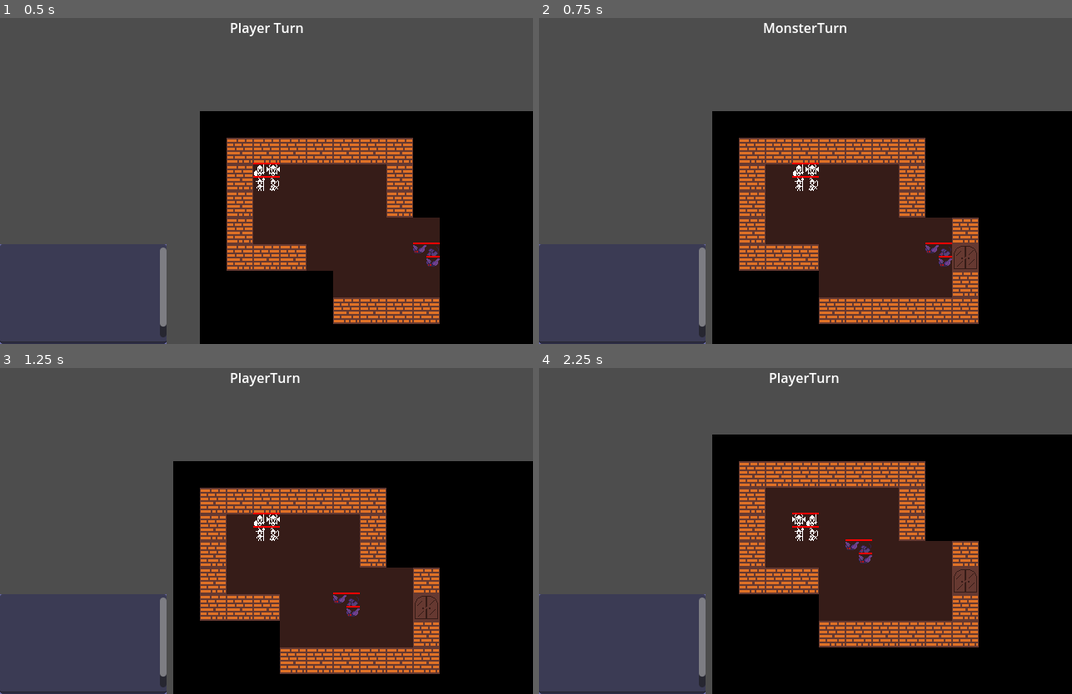
Above: before the commit, frames 1-4 (two rows, left to right).
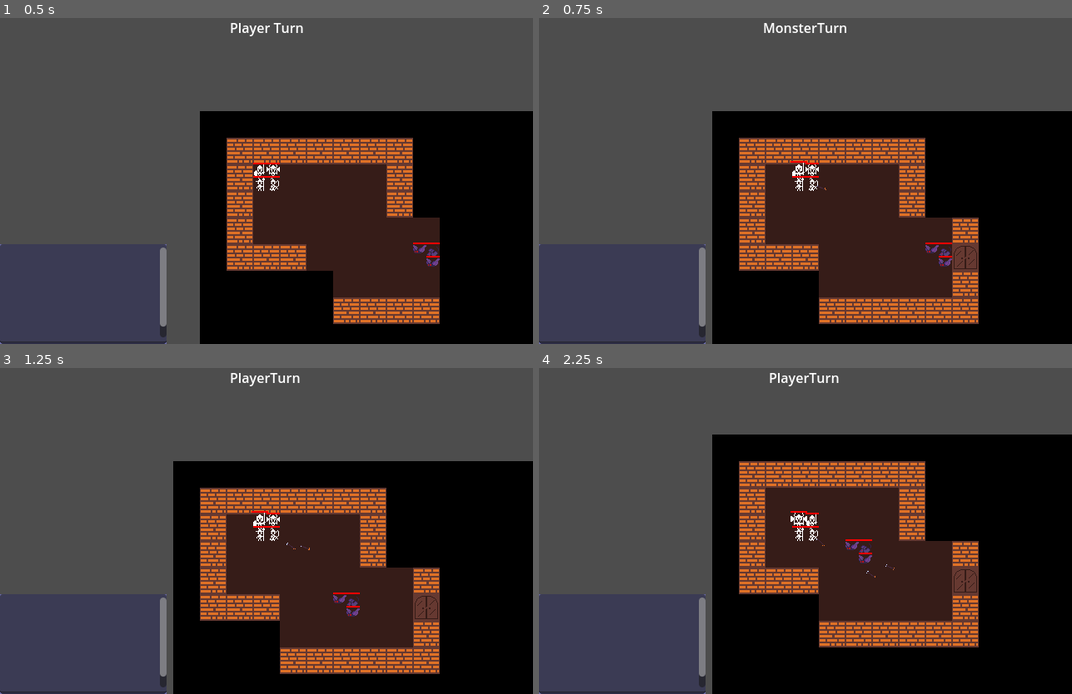
Above: after the commit, the same moments.

Repository: nickykendy/MyRoguelikeGame
Game: Godot game, scene res://levels/world.tscn
Same seed, same stepped clock (60 frames per second), same inputs: the game is played once before the commit and once after it.
Inputs (mouse positions are in pixels of both pictures, inside the frame that each line leads up to):
- Up to frame 1 (0.5 s): no input
- Up to frame 2 (0.75 s): tap Enter at 0.5 s; move the mouse to (800, 171) at 0.52 s; press the mouse at (800, 171) at 0.53 s; hold D (right) from 0.53 s (still down)
- Up to frame 3 (1.25 s): keep holding D (right); tap Space (wait) at 0.8 s
- Up to frame 4 (2.25 s): move the mouse to (810, 521) at 1.27 s; release D (right) at 1.28 s; release the mouse at (810, 521) at 1.28 s; hold S (down) 1.28-2.03 s; tap Space (wait) at 1.35, 2 s; click (810, 521) at 1.55 s; move the mouse to (800, 521) at 2.02 s; press the mouse at (800, 521) at 2.03 s; hold D (right) from 2.03 s (still down)

Frame 1 is identical in both runs. In frame 2, less than 0.1% of the frame differs, in the area x 47-54%, y 43-53%; in frame 3, less than 0.1%; in frame 4, less than 0.1%, in the area x 47-67%, y 43-65%.

Commit message:
add 远程攻击

Diff:
--- a/helpers/Game.gd
+++ b/helpers/Game.gd
@@ -27,5 +27,5 @@
 }
 
 func _ready():
-	DisplayServer.window_set_size(Vector2(1280, 800), 0)
+	DisplayServer.window_set_size(Vector2(2560, 1600), 0)
 	randomize()
--- a/scenes/Characters/Heroes/hero_ranger.tscn
+++ b/scenes/Characters/Heroes/hero_ranger.tscn
@@ -1,10 +1,13 @@
-[gd_scene load_steps=3 format=3 uid="uid://47sd476paexq"]
+[gd_scene load_steps=4 format=3 uid="uid://47sd476paexq"]
 
 [ext_resource type="PackedScene" uid="uid://c3rrxdh7ryw5v" path="res://scenes/Characters/Unit.tscn" id="1_blg4s"]
 [ext_resource type="Texture2D" uid="uid://cxhswonl8mkm7" path="res://assets/sprites/hero03.png" id="2_8ph0k"]
+[ext_resource type="PackedScene" uid="uid://cnvlvgkdyirxo" path="res://scenes/Skills/range.tscn" id="3_k130t"]
 
 [node name="hero_ranger" instance=ExtResource("1_blg4s")]
 texture = ExtResource("2_8ph0k")
 is_melee = false
 max_health = 20.0
 attack = 2.0
+
+[node name="range" parent="." index="2" instance=ExtResource("3_k130t")]
--- /dev/null
+++ b/scenes/Misc/arrow.tscn
@@ -0,0 +1,8 @@
+[gd_scene load_steps=3 format=3 uid="uid://itthynui8xjs"]
+
+[ext_resource type="Texture2D" uid="uid://2wt3h4jcblrx" path="res://assets/misc/arrow.png" id="1_0hj3c"]
+[ext_resource type="Script" path="res://scripts/arrow.gd" id="2_77qah"]
+
+[node name="arrow" type="Sprite2D"]
+texture = ExtResource("1_0hj3c")
+script = ExtResource("2_77qah")
--- /dev/null
+++ b/scenes/Skills/range.tscn
@@ -0,0 +1,6 @@
+[gd_scene load_steps=2 format=3 uid="uid://cnvlvgkdyirxo"]
+
+[ext_resource type="Script" path="res://scripts/skill/range.gd" id="1_fnmqu"]
+
+[node name="range" type="Node"]
+script = ExtResource("1_fnmqu")
--- a/scripts/GameWorld.gd
+++ b/scripts/GameWorld.gd
@@ -36,7 +36,6 @@
 		heroes[0].acted.connect(_on_Hero_acted)
 		heroes[0].try_act.connect(_on_Hero_try_act)
 		heroes[0].dmg_taken.connect(_on_Team_dmg_taken)
-		heroes[0].open_door.connect(_on_Hero_open_door)
 
 	if !monsters.is_empty():
 		for _m in monsters:
@@ -61,23 +60,18 @@
 		_switch_turn(true)
 
 
-func _on_Hero_try_act(coord:Vector2i) -> void:
+func _on_Hero_try_act(_coord:Vector2i, _is_open_door:bool) -> void:
 	if map.is_empty(): return
 	if !fov_map: return
+
+	if _is_open_door:
+		astar.set_point_solid(_coord, false)
+		map[_coord].is_walkable = true
+		fov_map.set_transparent(_coord, true)
 
 	_compute_field_of_view()
 	_update_monsters_visibility()
 
-
-func _on_Hero_open_door(coord:Vector2i) -> void:
-	if map.is_empty(): return
-	if !fov_map: return
-
-	astar.set_point_solid(coord, false)
-	map[coord].is_walkable = true
-	fov_map.set_transparent(coord, true)
-	_compute_field_of_view()
-	_update_monsters_visibility()
 
 func _on_Monster_acted() -> void:
 	if heroes.is_empty(): return
@@ -94,7 +88,7 @@
 		_switch_turn(true)
 
 
-func _on_Monster_try_act(coord:Vector2i) -> void:
+func _on_Monster_try_act(_coord:Vector2i) -> void:
 	pass
 
 
@@ -114,6 +108,7 @@
 	else:
 		heroes[0].is_hero_turn = false
 		TurnLabel.text = "MonsterTurn"
+
 
 func _on_Team_dmg_taken(attacker:Unit, victim:Unit, dmg:float) -> void:
 	if battle_log:
--- a/scripts/Heroes.gd
+++ b/scripts/Heroes.gd
@@ -5,8 +5,6 @@
 var is_hero_turn := true
 var fov_range := 6
 var picked :Unit = null
-
-signal open_door
 
 
 func _ready():
@@ -55,15 +53,16 @@
 	var _y := current_tile.y + dy
 
 	var dest := Vector2i(_x, _y)
+	var tile := tile_map.get_cell_atlas_coords(0, dest)
+	var is_open_door := false
 
-	var tile := tile_map.get_cell_atlas_coords(0, dest)
-
-	# 尝试移动到地板
+	# 尝试移动时，遇敌发起攻击
 	if tile == Game.TILE_FLOOR:
 		var blocked = false
 		if !world.monsters.is_empty():
 			for mon in world.monsters:
-				if mon.current_tile == dest:
+				var mon_pos = mon.current_tile
+				if mon_pos == dest:
 					var attackers :Array = []
 					var from_pos = dest - current_tile
 					var attack_slots := get_adjacent_slot_from_attack_dir(from_pos)
@@ -88,14 +87,20 @@
 					blocked = true
 					break
 
+				elif world.map[mon_pos].is_in_view:
+					for i in members.size():
+						if members[i].has_node("range"):
+							var range_node = members[i].get_node("range")
+							range_node.cast_skill(mon)
+
 		if !blocked:
 			current_tile = dest
 	# 尝试打开门
 	elif tile == Game.TILE_DOOR:
 		tile_map.set_cell(0, dest, 0, Game.TILE_FLOOR)
-		open_door.emit(dest)
+		is_open_door = true
 
-	try_act.emit(dest)
+	try_act.emit(dest, is_open_door)
 	position = current_tile * Game.TILESIZE
 	acted.emit()
 
@@ -109,21 +114,22 @@
 			var _hero = get_member_by_pos(mouse_pos)
 			if _hero:
 				picked = _hero
-				_hero.global_position = mouse_pos
+				var tween = create_tween()
+				tween.tween_property(_hero, "scale", Vector2(1.2, 1.2), 0.1)
 
 	elif Input.is_action_just_released("mouse left"):
 		if picked:
 			var mouse_pos = get_global_mouse_position()
 			var _hero = get_member_by_pos(mouse_pos)
+			var tween = create_tween()
+
 			if _hero != null and _hero != picked:
-				var tween = create_tween()
-				tween.set_parallel(true)
-
 				var origin_slot_index = picked.in_slot
 				var replace_slot_index = _hero.in_slot
 				var origin_slot = get_node("slot" + str(origin_slot_index))
 				var replace_slot = get_node("slot" + str(replace_slot_index))
 
+				tween.set_parallel(true)
 				tween.tween_property(_hero, "global_position", origin_slot.global_position, 0.2)
 				_hero.reparent(origin_slot, true)
 				_hero.in_slot = origin_slot_index
@@ -132,7 +138,8 @@
 				picked.reparent(replace_slot, true)
 				picked.in_slot = replace_slot_index
 
-		picked = null
+			tween.tween_property(picked, "scale", Vector2(1.0, 1.0), 0.1)
+			picked = null
 
 
 func _on_Unit_mou_entered(_unit):
--- a/scripts/Team.gd
+++ b/scripts/Team.gd
@@ -194,6 +194,7 @@
 					victim.queue_free()
 					if i != -1:
 						members.remove_at(i)
+						update_formation()
 					if members.is_empty():
 						dead = true
 		else:
--- /dev/null
+++ b/scripts/arrow.gd
@@ -0,0 +1,22 @@
+extends Sprite2D
+class_name Ammo
+
+var target :Team
+var caster :Unit
+var dir
+var spd := 1.0
+
+
+func _ready():
+	if target == null: return
+	if caster == null: return
+	dir = (target.global_position - caster.global_position).normalized()
+	rotate(dir.angle())
+
+func _process(_delta):
+	if target == null: return
+
+	global_position += dir * spd
+
+	if global_position.distance_to(target.global_position) <= 8:
+		queue_free()
--- /dev/null
+++ b/scripts/skill/range.gd
@@ -0,0 +1,13 @@
+extends Node
+
+
+var caster
+const arrow := preload("res://scenes/Misc/arrow.tscn")
+
+
+func cast_skill(_target:Team):
+	caster = get_parent()
+	var _arrow := arrow.instantiate()
+	_arrow.target = _target
+	_arrow.caster = caster
+	caster.add_child(_arrow)
Binary file added: assets/misc/arrow.png
Not shown: 1 places in assets/tiles/DungeonTiles.tres that only renumber resources
Not shown: 1 places in scenes/Characters/Unit.tscn that only renumber resources
